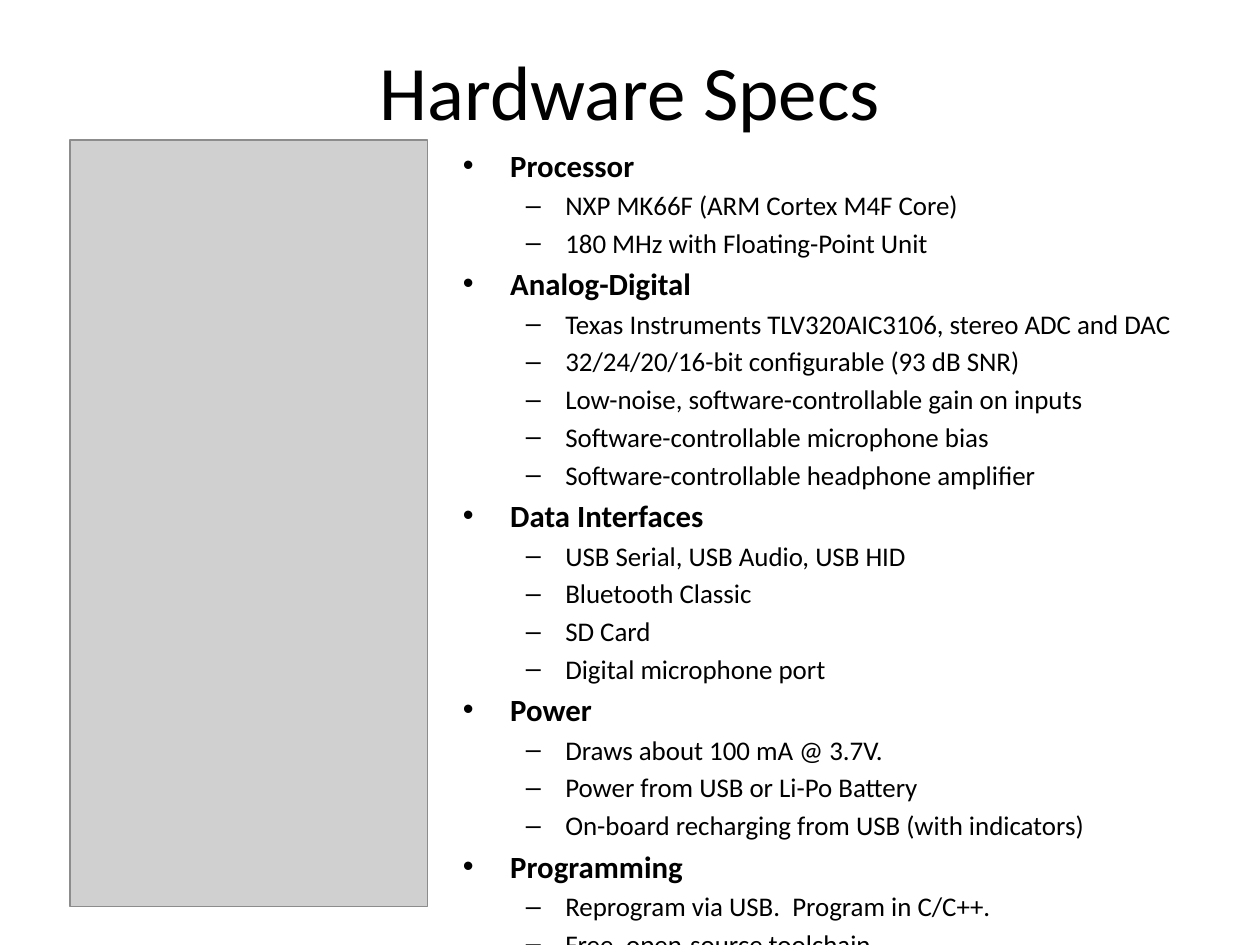
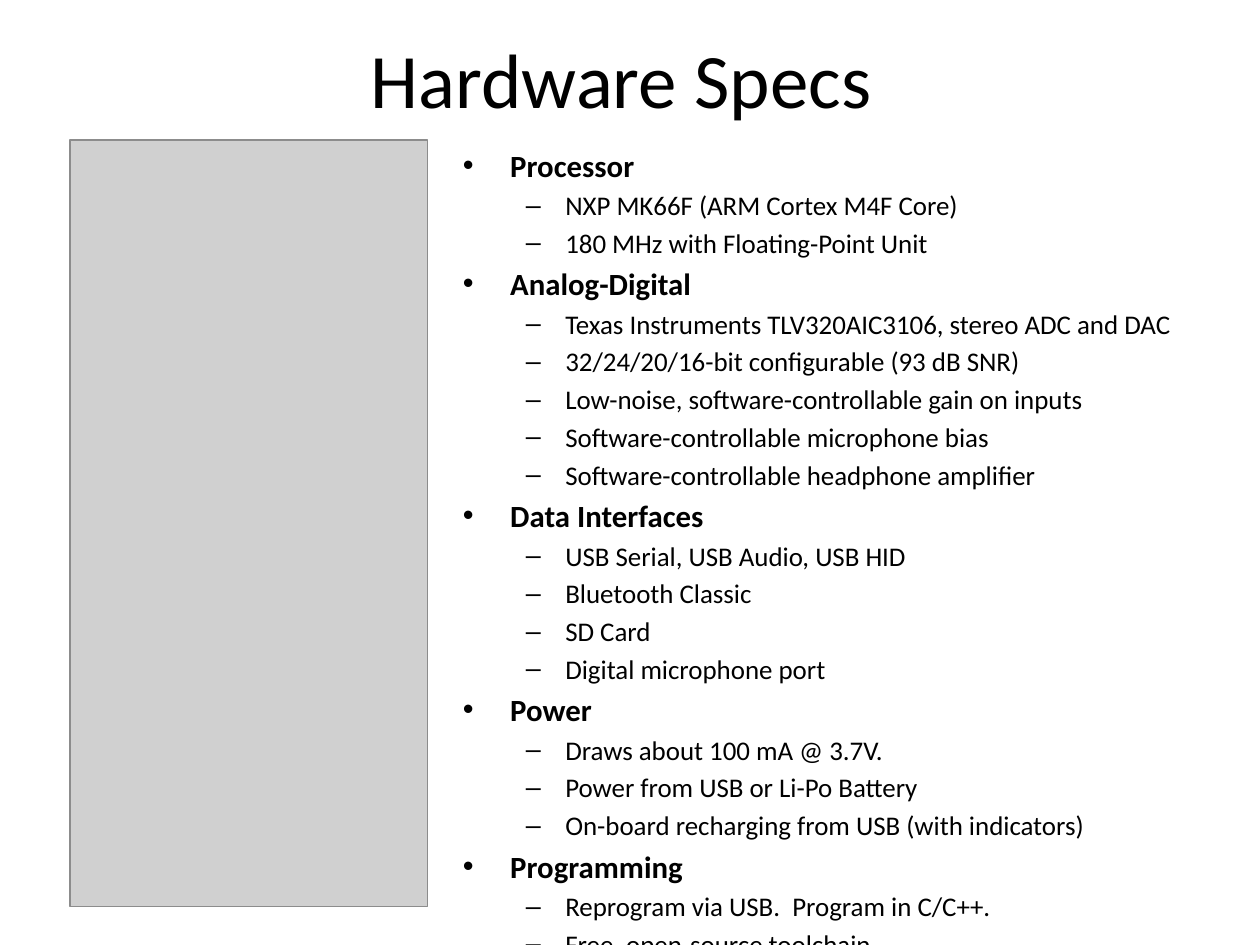
Before and after one commit to chipaudette/OpenAudio, a slide deck: slide 5 of Hardware/Tympan A Board/2017-02-10 Tympan A.pptx. Drawn at 1260x945 pixels with LibreOffice and Linux fonts; fonts in the diff are those of the drawing; grey boxes stand for pictures. Boxes give left, top, right and bottom in pixels: in the first picture for what was removed or moved away, otherwise in the second. Text is boxed around its words. In the diff, an @@ line names an element or a change of style, - is before the commit and + after.

Commit message:
Hardware: add design files

```diff
--- a/Hardware/Tympan A Board/2017-02-10 Tympan A.pptx
+++ b/Hardware/Tympan A Board/2017-02-10 Tympan A.pptx
@@ title "Hardware Specs": place and size @@
-title "Hardware Specs" at [379, 66, 880, 133]
+title "Hardware Specs" at [371, 54, 871, 121]
```
Also in this commit, not shown: 1 other slide changed, 3 other files.
